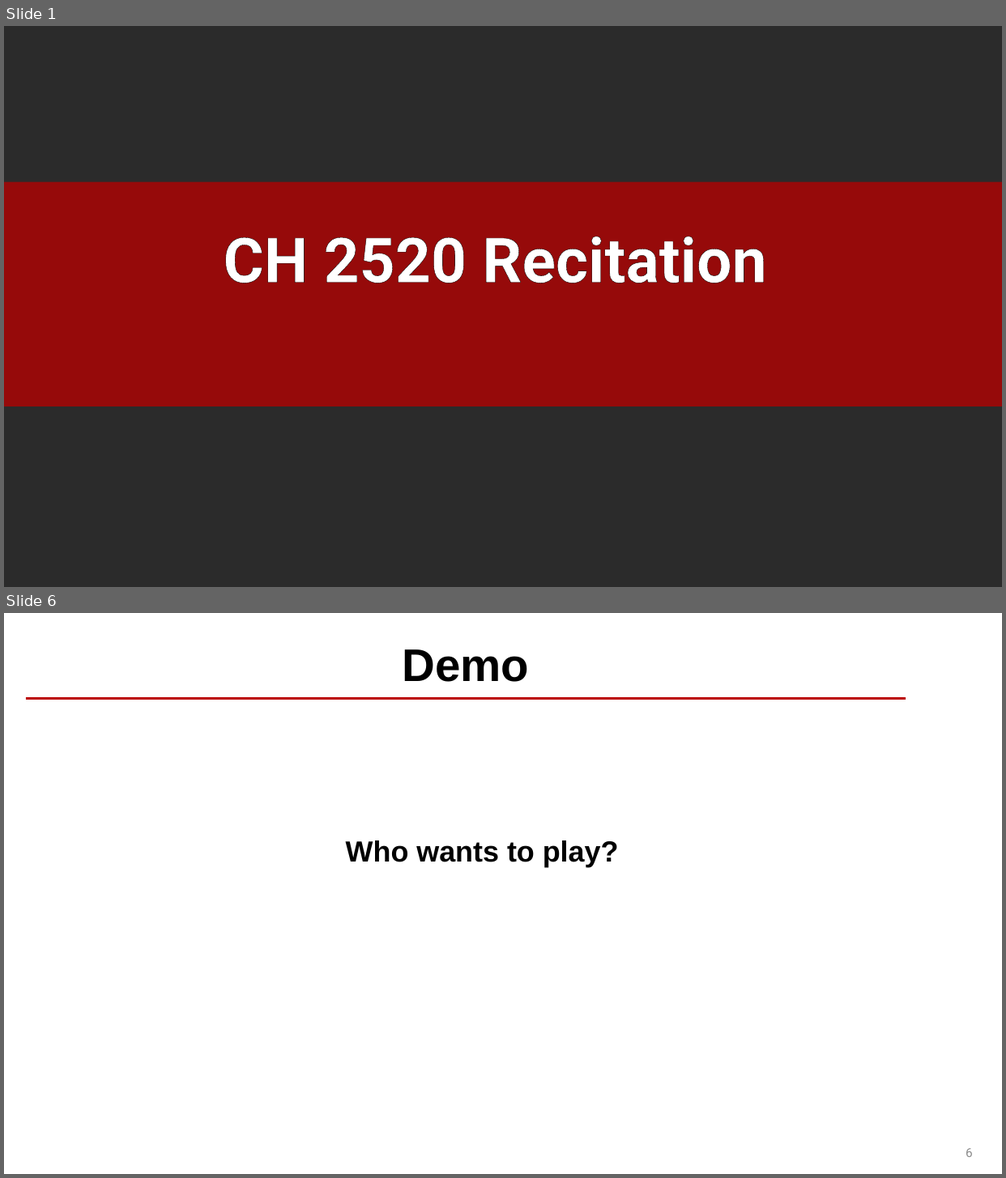
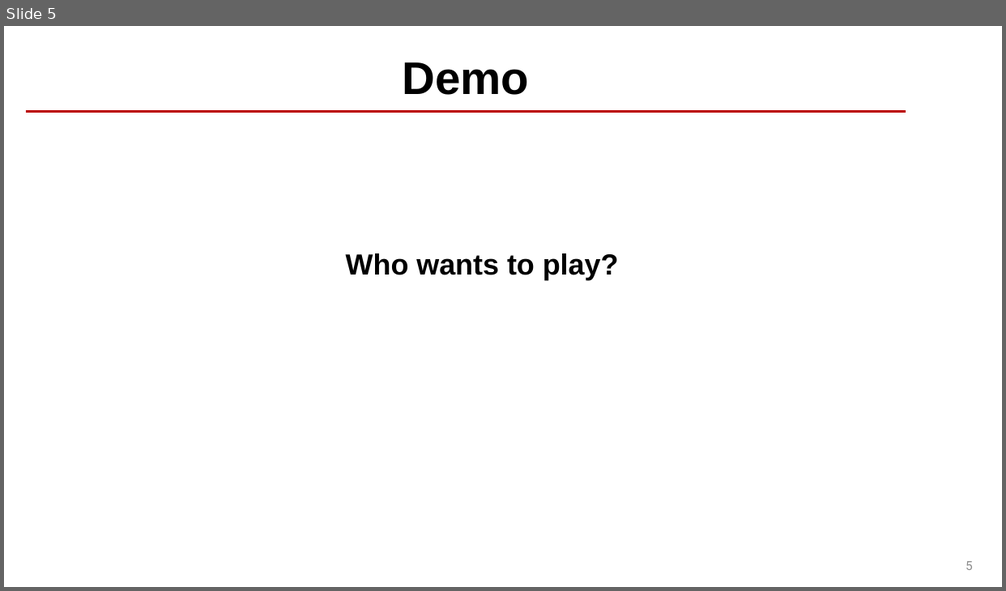
Before and after one commit to Orgo4ever/Rock-Paper-Scissors-Game, a slide deck: Rock-Paper-Scissors-Game-Presentation.pptx. Shown one above the other, each under a label of ours: slides 1 and 6 before the commit, slide 5 after it; the slides between them are not shown. The pictures are 1006x1178 and 1006x591 pixels, drawn with LibreOffice and Linux fonts; fonts in the diff are those of the drawing; background and template pictures are left out; a plain dark background stands for a picture behind light text. Boxes give left, top, right and bottom in pixels: in the first picture for what was removed or moved away, otherwise in the second. Text is boxed around its words. In the diff, an @@ line names an element or a change of style, - is before the commit and + after.

```diff
--- a/Rock-Paper-Scissors-Game-Presentation.pptx
+++ b/Rock-Paper-Scissors-Game-Presentation.pptx
@@ slide 1 removed at [4, 26, 1002, 587], background picture (left out) @@
@@ rectangle removed at [4, 182, 1002, 407] @@
@@ title removed at [224, 237, 766, 284] @@
-CH 2520 Recitation
@@ what was slide 6 is now slide 5 @@
```
Also in this commit, not shown: 2 slides changed, 3 slides added, 2 other slides removed.
